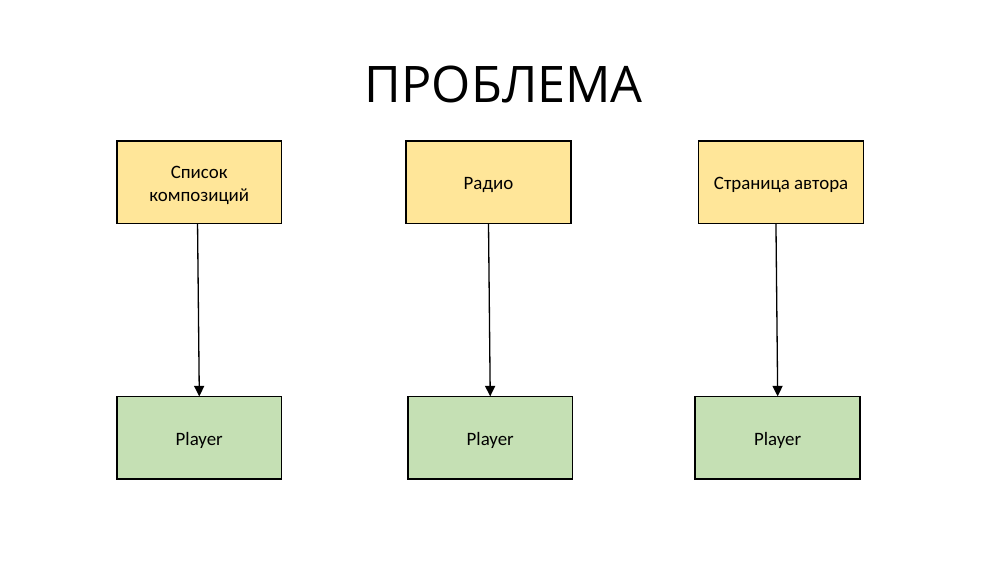
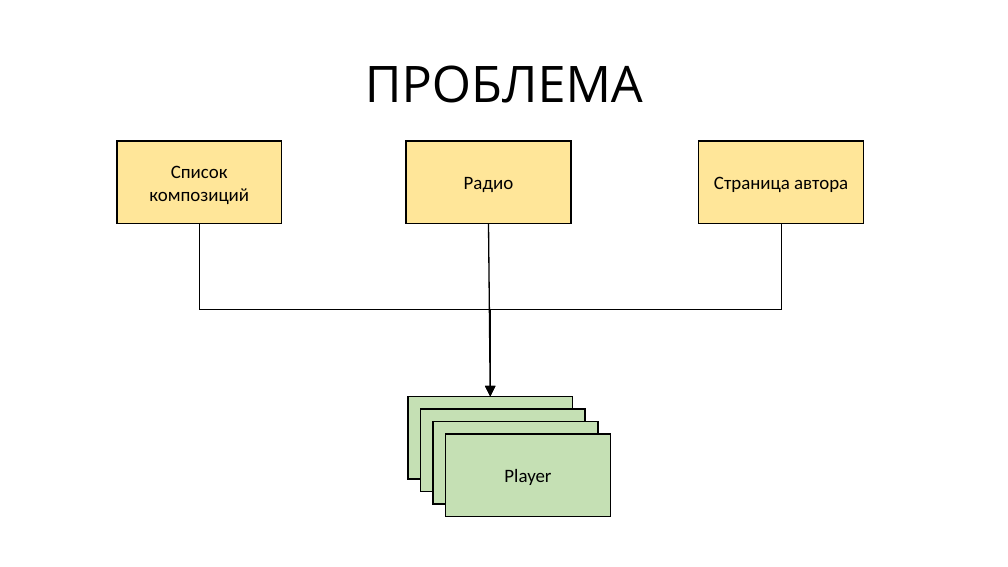
Before and after one commit to rkhaimov/brain-gym, a slide deck: slide 36 of Презентация.pptx (slide 37 before the commit). Drawn at 1008x567 pixels with LibreOffice and Linux fonts; fonts in the diff are those of the drawing. Boxes give left, top, right and bottom in pixels: in the first picture for what was removed or moved away, otherwise in the second. Text is boxed around its words. In the diff, an @@ line names an element or a change of style, - is before the commit and + after.

```diff
--- a/Презентация.pptx
+++ b/Презентация.pptx
@@ arrow removed from (197, 223) to (200, 396) @@
@@ elbow arrow added from (200, 223) to (490, 396), #000000 1.25 pt @@
@@ elbow arrow added from (781, 223) to (490, 396), #000000 1.25 pt @@
@@ arrow removed from (776, 223) to (778, 396) @@
@@ rectangle added at [408,396,572,479], fill #C5E0B4, outline #000000 1.5 pt @@
@@ rectangle "Player": place and size @@
-rectangle "Player" at [408,396,572,479]
+rectangle "Player" at [420,409,585,492]
@@ rectangle "Player": place and size @@
-rectangle "Player" at [696,396,861,479]
+rectangle "Player" at [433,422,598,504]
@@ rectangle "Player": place and size @@
-rectangle "Player" at [117,396,282,479]
+rectangle "Player" at [445,434,610,516]
```
Also in this commit, not shown: 6 other slides changed, 5 slides added, 8 slides removed.
